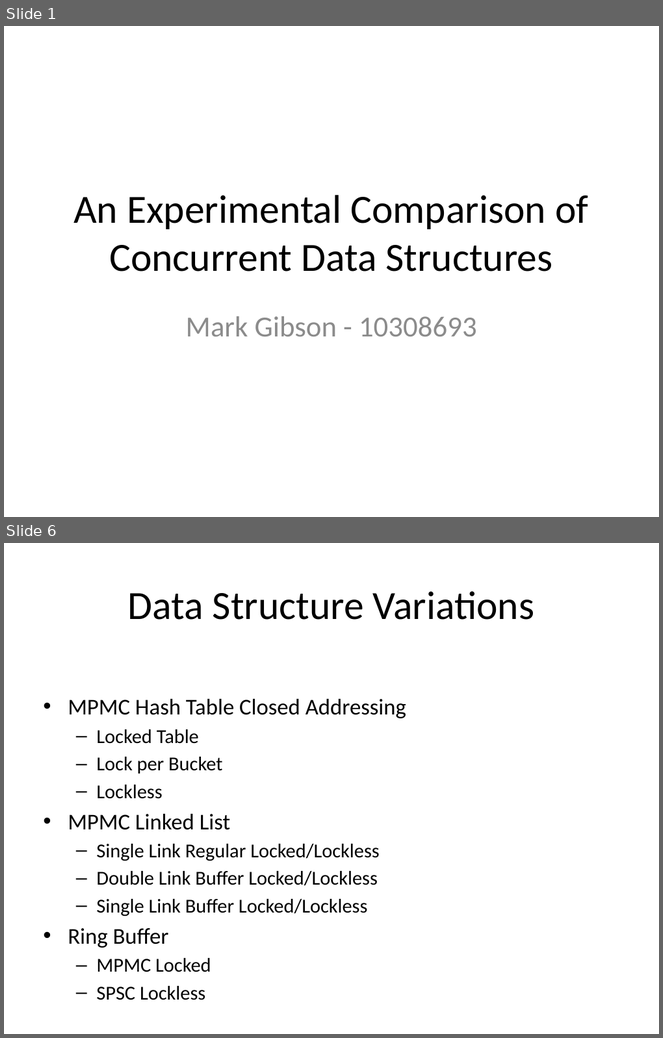
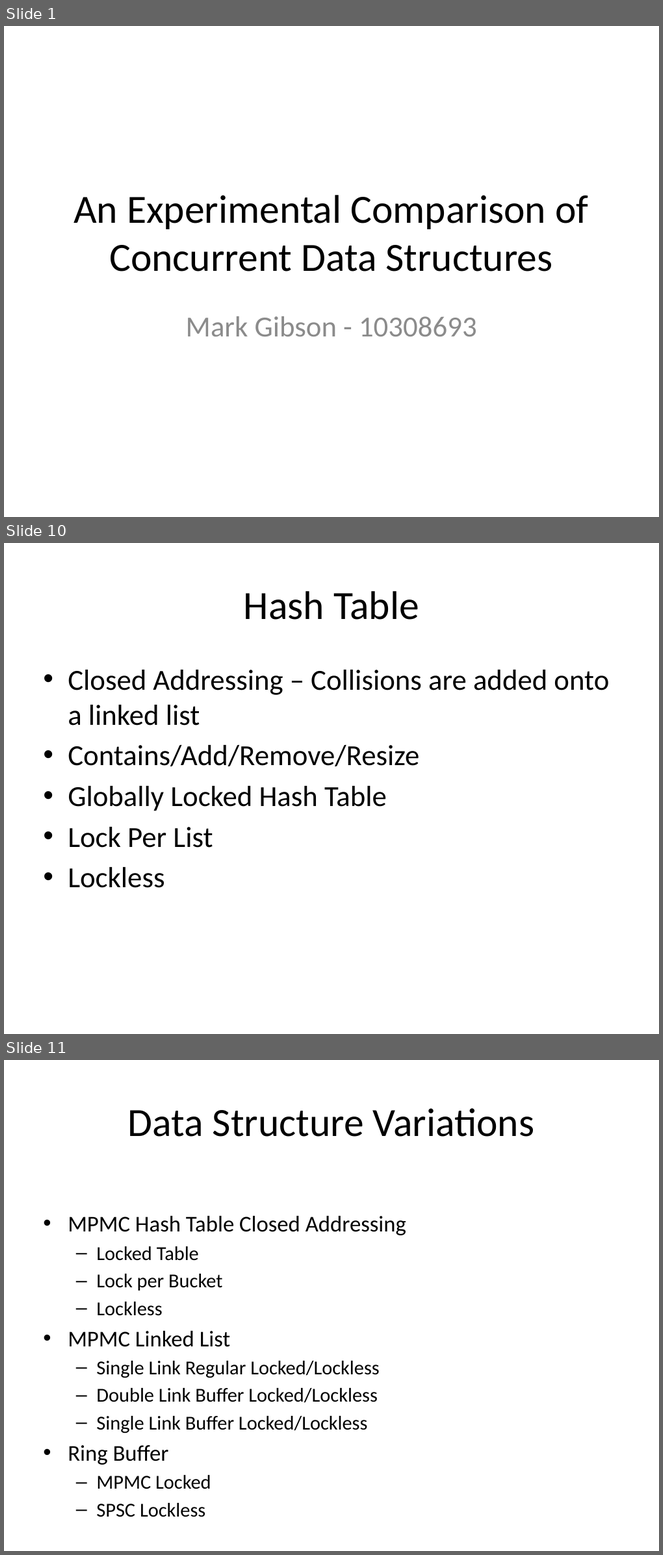
Before and after one commit to gibsonma/FYP, a slide deck: Report/FYP_Presentation.pptx. Shown one above the other, each under a label of ours: slides 1 and 6 before the commit, slides 1, 10 and 11 after it; the slides between them are not shown. The pictures are 663x1038 and 663x1555 pixels, drawn with LibreOffice and Linux fonts; fonts in the diff are those of the drawing. Boxes give left, top, right and bottom in pixels: in the first picture for what was removed or moved away, otherwise in the second. Text is boxed around its words. In the diff, an @@ line names an element or a change of style, - is before the commit and + after.

```diff
--- a/Report/FYP_Presentation.pptx
+++ b/Report/FYP_Presentation.pptx
@@ slide 10 added at [4, 543, 659, 1034], background #FFFFFF @@
@@ title added at [244, 591, 419, 620], 44 pt, text #000000 @@
+Hash Table
@@ text added at [68, 670, 609, 888], 32 pt, text #000000 @@
+• Closed Addressing – Collisions are added onto a linked list
+• Contains/Add/Remove/Resize
+• Globally Locked Hash Table
+• Lock Per List
+• Lockless
@@ what was slide 6 is now slide 11 @@
```
Also in this commit, not shown: 4 slides changed, 4 other slides added.
